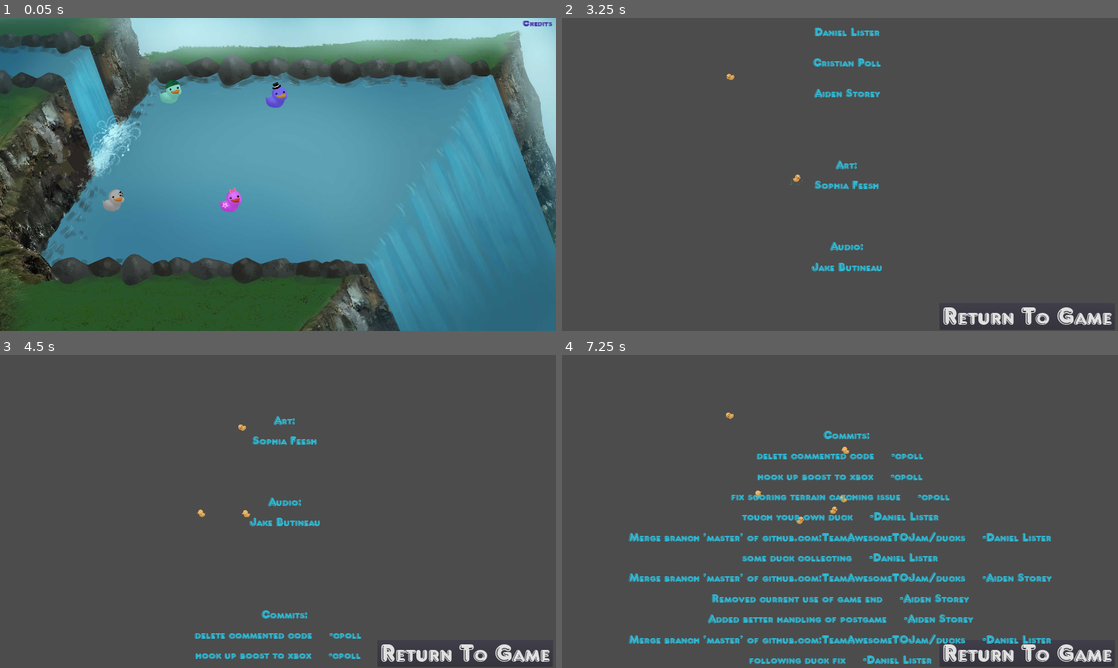
Above: before the commit, frames 1-4 (two rows, left to right).
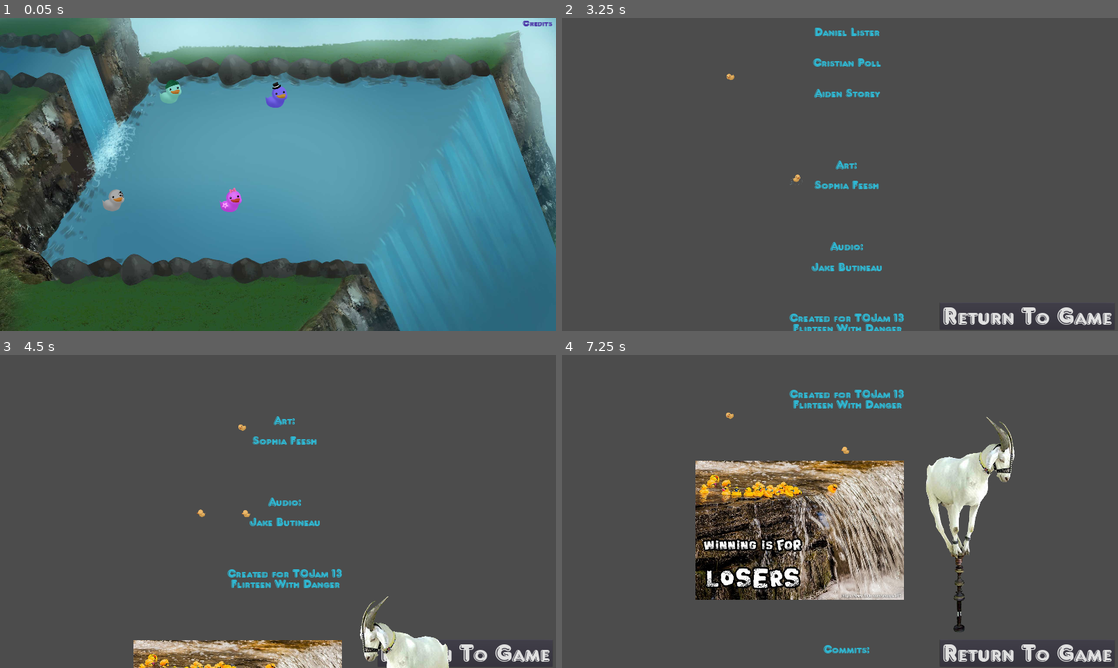
Above: after the commit, the same moments.

Repository: TeamAwesomeTOJam/ducks
Game: Godot game, scene res://Game.tscn
The game is run twice, just before and just after one commit, with the same random seed, the same clock (stepped at 60 frames per second) and the same inputs.
Inputs:
- Up to frame 1 (0.05 s): no input
- Up to frame 2 (3.25 s): click "Credits" at 0.5 s; tap Enter (p0duck) at 1.25, 1.35, 2.1, 2.85 s; hold Up (ui_up) 1.28-2.03 s; hold Up (ui_up) from 2.78 s (still down)
- Up to frame 3 (4.5 s): tap Enter (p0duck) at 3.6, 4.35 s; release Up (ui_up) at 4.28 s
- Up to frame 4 (7.25 s): tap Enter (p0duck) at 5.1, 5.85, 6.6 s; hold Up (ui_up) from 6.53 s (still down)

The runs differ from the first frame. In frame 1, 0.5% of the frame differs, in the area x 13-26%, y 30-54%; in frame 2, 0.5%; in frame 3, 6.0%; in frame 4, 24%, in the area x 12-89%, y 10-99%.

Commit message:
add goat to credits

Diff:
--- a/Credits.gd
+++ b/Credits.gd
@@ -82,6 +82,27 @@
 
 
 
+    Created for TOJam 13
+    Flirteen With Danger
+
+
+
+
+
+
+
+
+
+
+
+
+
+
+
+
+
+
+
 
 
 
--- a/Credits.tscn
+++ b/Credits.tscn
@@ -1,8 +1,11 @@
-[gd_scene load_steps=6 format=2]
+[gd_scene load_steps=11 format=2]
 
 [ext_resource path="res://Credits.gd" type="Script" id=1]
 [ext_resource path="res://Duck.tscn" type="PackedScene" id=2]
 [ext_resource path="res://frankfrt.ttf" type="DynamicFontData" id=3]
+[ext_resource path="res://Art/Misc/goat1.png" type="Texture" id=4]
+[ext_resource path="res://Art/Misc/goat2.png" type="Texture" id=5]
+[ext_resource path="res://Art/Misc/theme.png" type="Texture" id=6]
 
 [sub_resource type="DynamicFont" id=1]
 
@@ -12,7 +15,25 @@
 font_data = ExtResource( 3 )
 _sections_unfolded = [ "Font", "Settings" ]
 
-[sub_resource type="DynamicFont" id=2]
+[sub_resource type="SpriteFrames" id=2]
+
+animations = [ {
+"frames": [ ExtResource( 4 ), ExtResource( 5 ) ],
+"loop": true,
+"name": "default",
+"speed": 1.3
+} ]
+
+[sub_resource type="SpriteFrames" id=3]
+
+animations = [ {
+"frames": [ ExtResource( 6 ) ],
+"loop": true,
+"name": "default",
+"speed": 5.0
+} ]
+
+[sub_resource type="DynamicFont" id=4]
 
 size = 120
 use_mipmaps = false
@@ -20,7 +41,7 @@
 font_data = ExtResource( 3 )
 _sections_unfolded = [ "Font", "Settings" ]
 
-[node name="Credits" type="CanvasLayer"]
+[node name="Credits" type="CanvasLayer" index="0"]
 
 layer = 1
 offset = Vector2( 0, 0 )
@@ -60,6 +81,22 @@
 max_lines_visible = -1
 _sections_unfolded = [ "Anchor", "Grow Direction", "Margin", "Rect", "Theme", "custom_colors", "custom_fonts" ]
 
+[node name="Goat" type="AnimatedSprite" parent="ScrollingCredits" index="1"]
+
+position = Vector2( 1870.98, 2773.31 )
+frames = SubResource( 2 )
+animation = "default"
+frame = 1
+playing = true
+
+[node name="Theme" type="AnimatedSprite" parent="ScrollingCredits" index="2"]
+
+position = Vector2( 1095.51, 2811.24 )
+scale = Vector2( 1.5, 1.5 )
+frames = SubResource( 3 )
+animation = "default"
+_sections_unfolded = [ "Transform" ]
+
 [node name="Button" type="Button" parent="." index="1"]
 
 anchor_left = 0.0
--- a/Game.tscn
+++ b/Game.tscn
@@ -58,7 +58,7 @@
 
 frames = SubResource( 1 )
 animation = "loop"
-frame = 4
+frame = 2
 playing = true
 offset = Vector2( 1280, 720 )
 _sections_unfolded = [ "Z Index" ]
Binary file added: Art/Misc/goat1.png
Not shown, added: Art/Misc/goat1.png.import
Binary file added: Art/Misc/goat2.png
Not shown, added: Art/Misc/goat2.png.import
Binary file added: Art/Misc/theme.png
Not shown, added: Art/Misc/theme.png.import
Not shown: 1 places in Credits.tscn that only renumber resources
